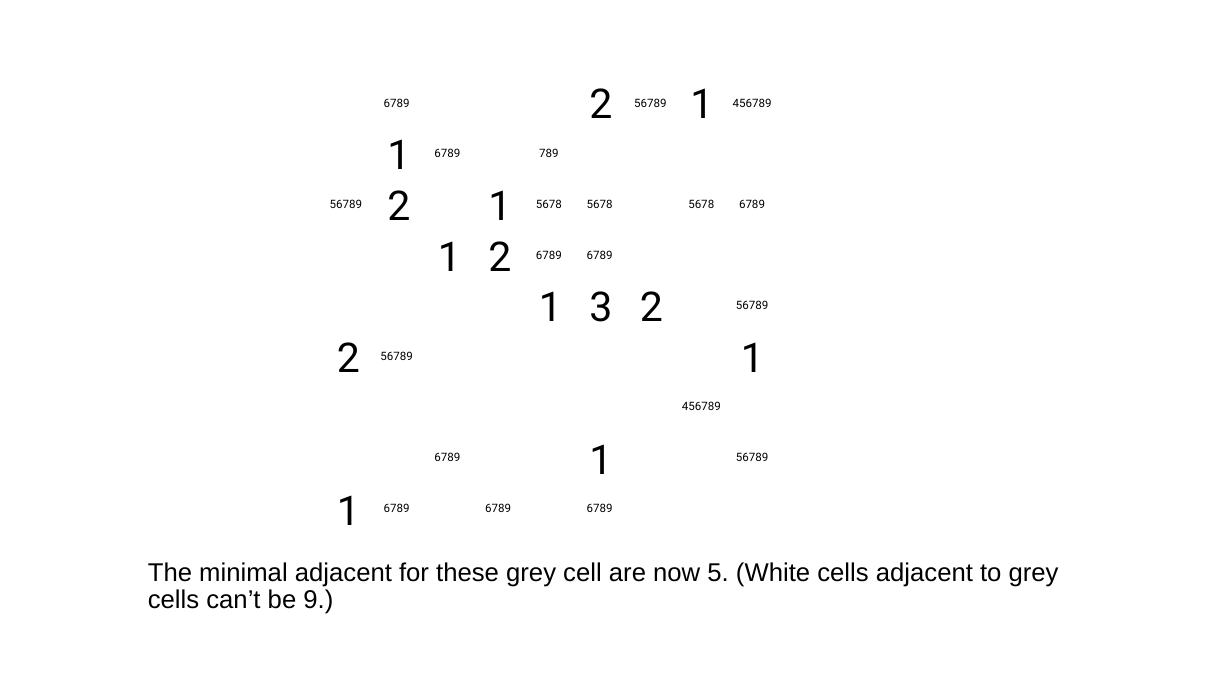
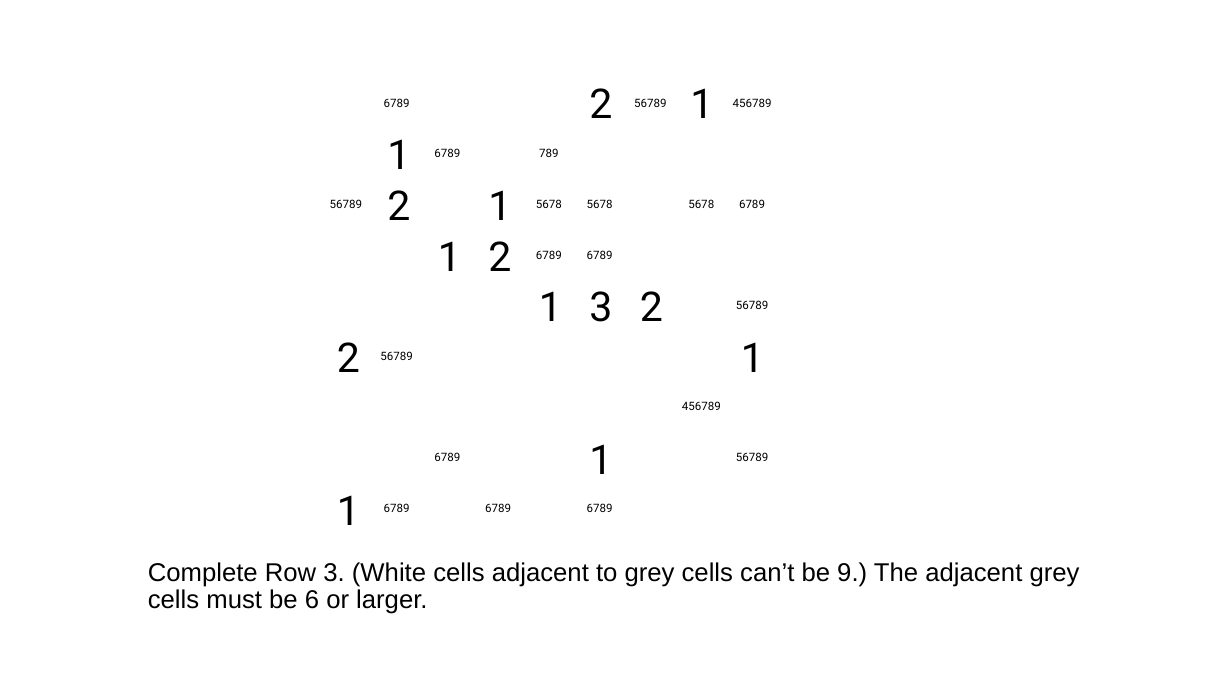
Before and after one commit to jhardis/WSJ_Number_Puzzles, a slide deck: slide 23 of 20260711_2.pptx. Drawn at 1232x693 pixels with LibreOffice and Linux fonts; fonts in the diff are those of the drawing; background and template pictures are left out. Boxes give left, top, right and bottom in pixels: in the first picture for what was removed or moved away, otherwise in the second. Text is boxed around its words. In the diff, an @@ line names an element or a change of style, - is before the commit and + after.

```diff
--- a/20260711_2.pptx
+++ b/20260711_2.pptx
@@ text at (148,562,1080,614): text changed @@
-The minimal adjacent for these grey cell are now 5. (White cells adjacent to grey cells can’t be 9.)
+Complete Row 3. (White cells adjacent to grey cells can’t be 9.) The adjacent grey cells must be 6 or larger.
```
Also in this commit, not shown: 1 other slide changed.
